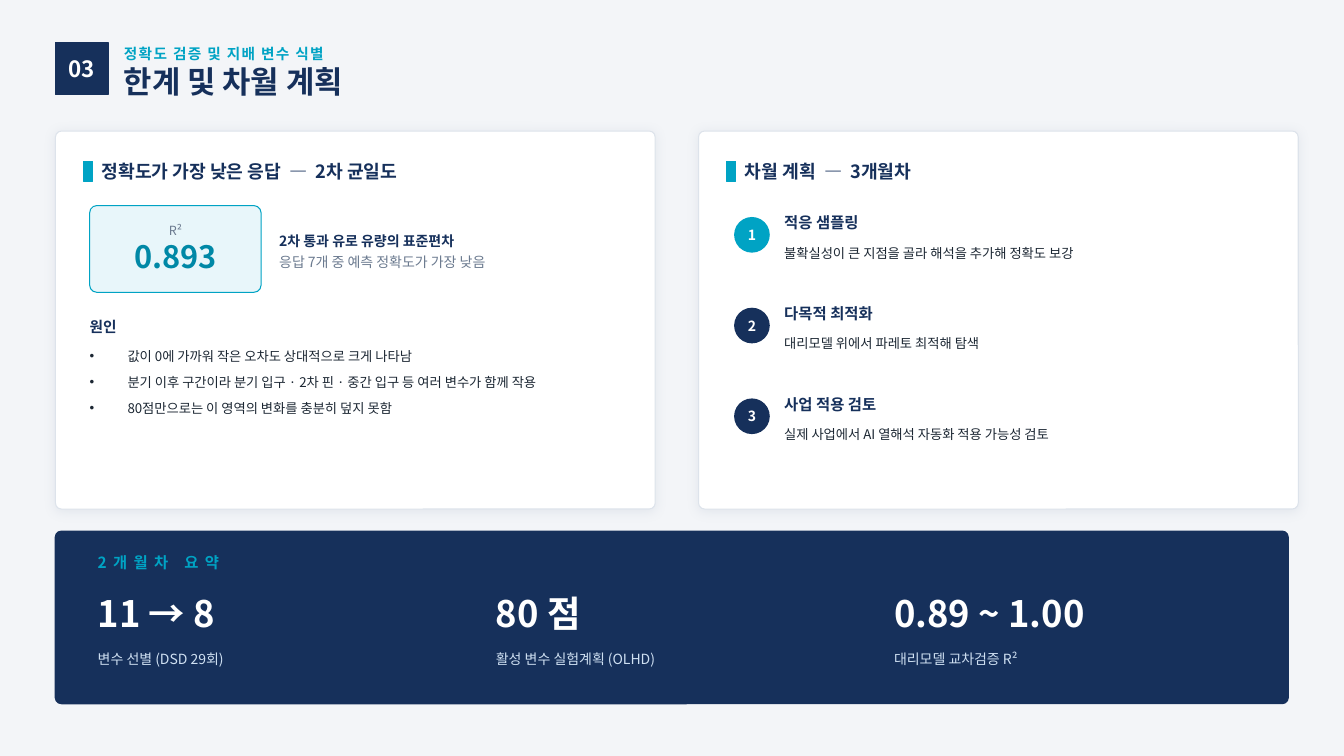
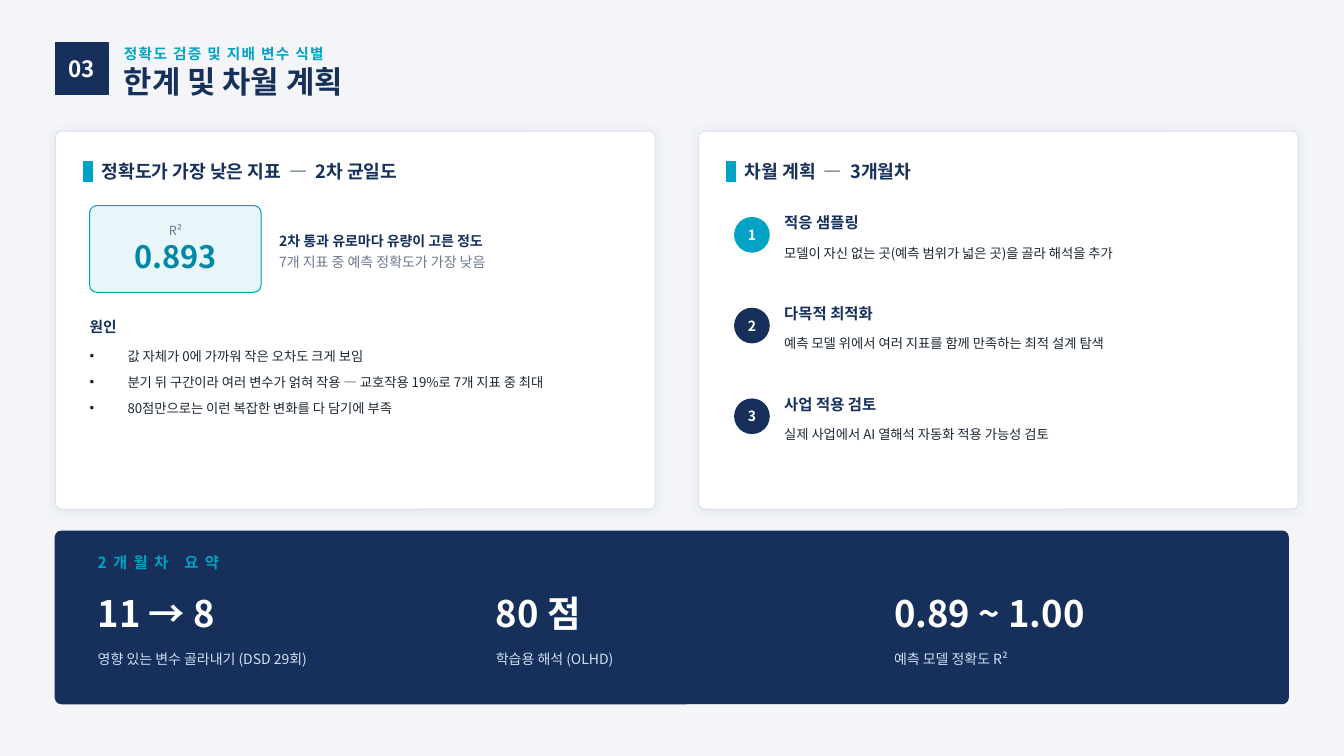
Before and after one commit to yjs9716/dddd, a slide deck: slide 12 of 2개월차_변수선별_및_대리모델구축.pptx (slide 11 before the commit). Drawn at 1344x756 pixels with LibreOffice and Linux fonts; fonts in the diff are those of the drawing. Boxes give left, top, right and bottom in pixels: in the first picture for what was removed or moved away, otherwise in the second. Text is boxed around its words. In the diff, an @@ line names an element or a change of style, - is before the commit and + after.

```diff
--- a/2개월차_변수선별_및_대리모델구축.pptx
+++ b/2개월차_변수선별_및_대리모델구축.pptx
@@ text at (102,162,397,180): text changed @@
-정확도가 가장 낮은 응답 — 2차 균일도
+정확도가 가장 낮은 지표 — 2차 균일도
@@ text at (279,234,486,268): text changed; text colour #6B7A8F to #16305B; bold on @@
-2차 통과 유로 유량의 표준편차
-응답 7개 중 예측 정확도가 가장 낮음
+2차 통과 유로마다 유량이 고른 정도
+7개 지표 중 예측 정확도가 가장 낮음
@@ text at (784,247,1112,261): text changed @@
-불확실성이 큰 지점을 골라 해석을 추가해 정확도 보강
+모델이 자신 없는 곳(예측 범위가 넓은 곳)을 골라 해석을 추가
@@ text at (128,350,543,414): text changed @@
-• 값이 0에 가까워 작은 오차도 상대적으로 크게 나타남
-• 분기 이후 구간이라 분기 입구 · 2차 핀 · 중간 입구 등 여러 변수가 함께 작용
-• 80점만으로는 이 영역의 변화를 충분히 덮지 못함
+• 값 자체가 0에 가까워 작은 오차도 크게 보임
+• 분기 뒤 구간이라 여러 변수가 얽혀 작용 — 교호작용 19%로 7개 지표 중 최대
+• 80점만으로는 이런 복잡한 변화를 다 담기에 부족
@@ text at (784,337,1104,349): text changed @@
-대리모델 위에서 파레토 최적해 탐색
+예측 모델 위에서 여러 지표를 함께 만족하는 최적 설계 탐색
@@ text at (98,652,307,667): text changed @@
-변수 선별 (DSD 29회)
+영향 있는 변수 골라내기 (DSD 29회)
@@ text at (496,652,613,667): text changed @@
-활성 변수 실험계획 (OLHD)
+학습용 해석 (OLHD)
@@ text at (894,651,1008,665): text changed @@
-대리모델 교차검증 R²
+예측 모델 정확도 R²
```
Also in this commit, not shown: 9 other slides changed, 1 slide added, 3 other files.
